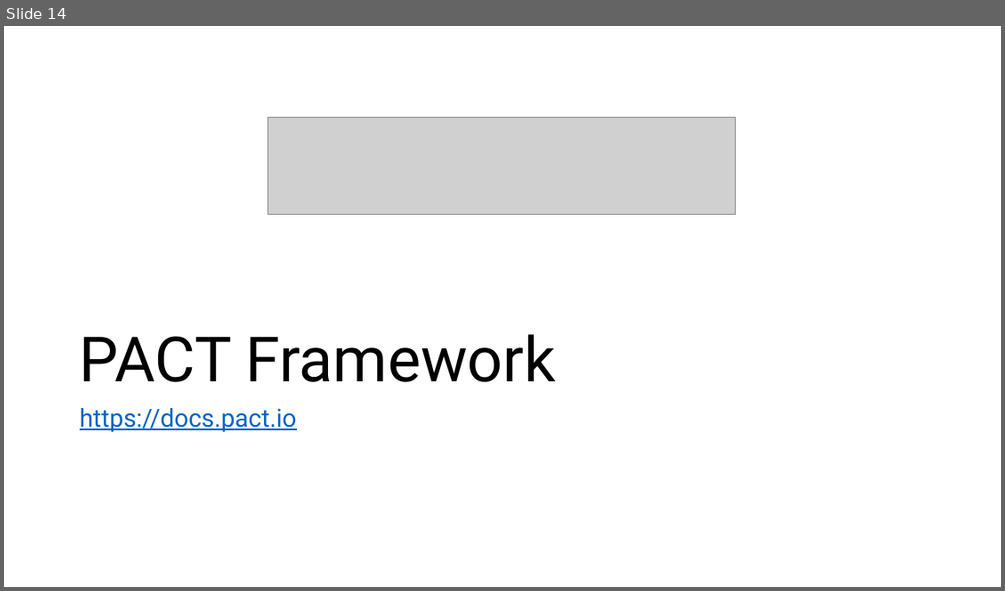
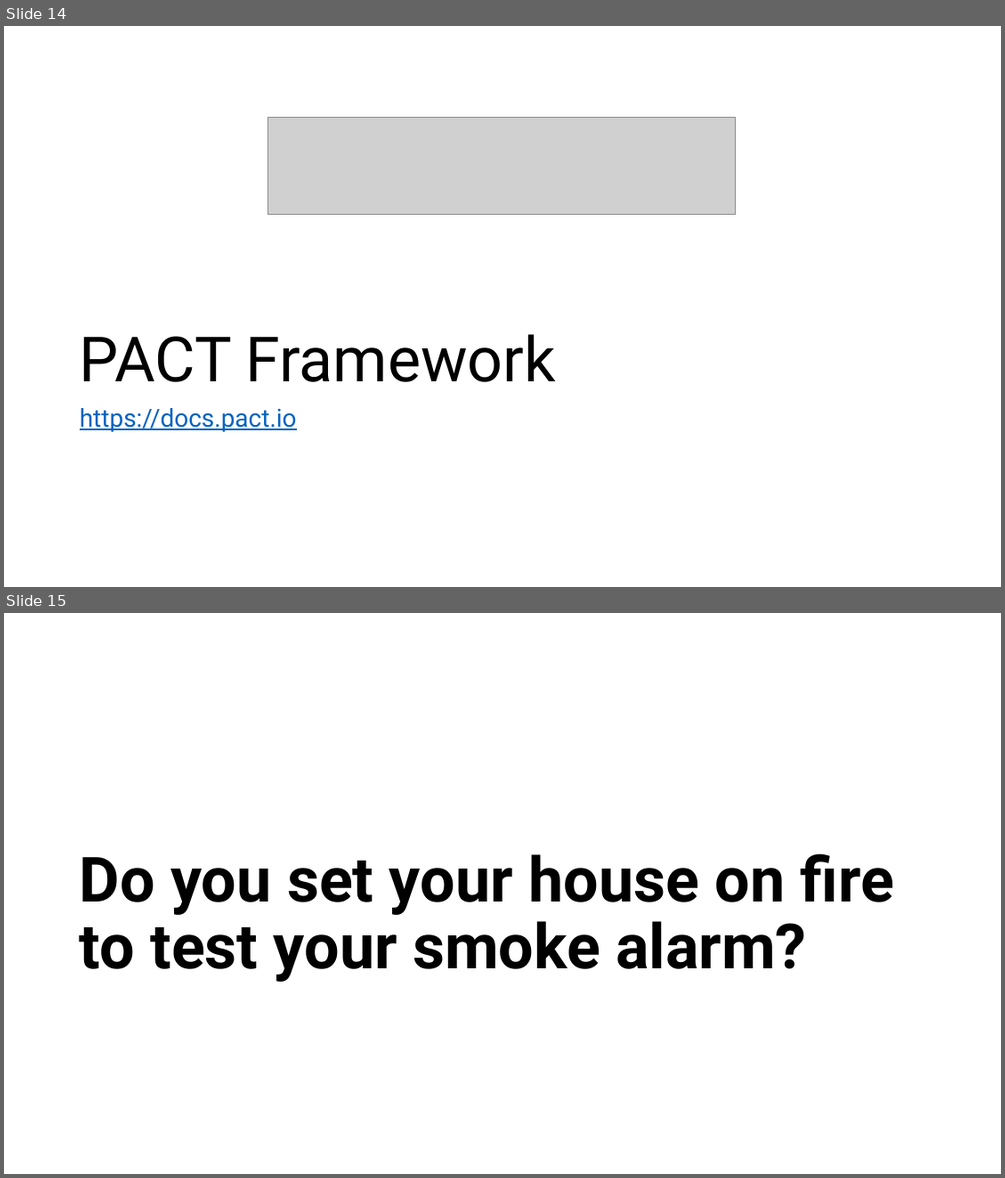
Before and after one commit to m4cx/consumer-driven-contract-testing-pact, a slide deck: powerpoint/Consumer-Driven Contract Tests using PACT.pptx. Shown one above the other, each under a label of ours: slide 14 before the commit, slides 14 and 15 after it. The pictures are 1005x591 and 1005x1178 pixels, drawn with LibreOffice and Linux fonts; fonts in the diff are those of the drawing; grey boxes stand for pictures. Boxes give left, top, right and bottom in pixels: in the first picture for what was removed or moved away, otherwise in the second. Text is boxed around its words. In the diff, an @@ line names an element or a change of style, - is before the commit and + after.

```diff
--- a/powerpoint/Consumer-Driven Contract Tests using PACT.pptx
+++ b/powerpoint/Consumer-Driven Contract Tests using PACT.pptx
@@ slide 15 added at (4, 613, 1001, 1174), background #FFFFFF @@
@@ title added at (80, 853, 894, 981), 60 pt, text #000000, bold @@
+Do you set your house on fire to test your smoke alarm?
```
Also in this commit, not shown: 11 other slides added, 1 slide removed.
